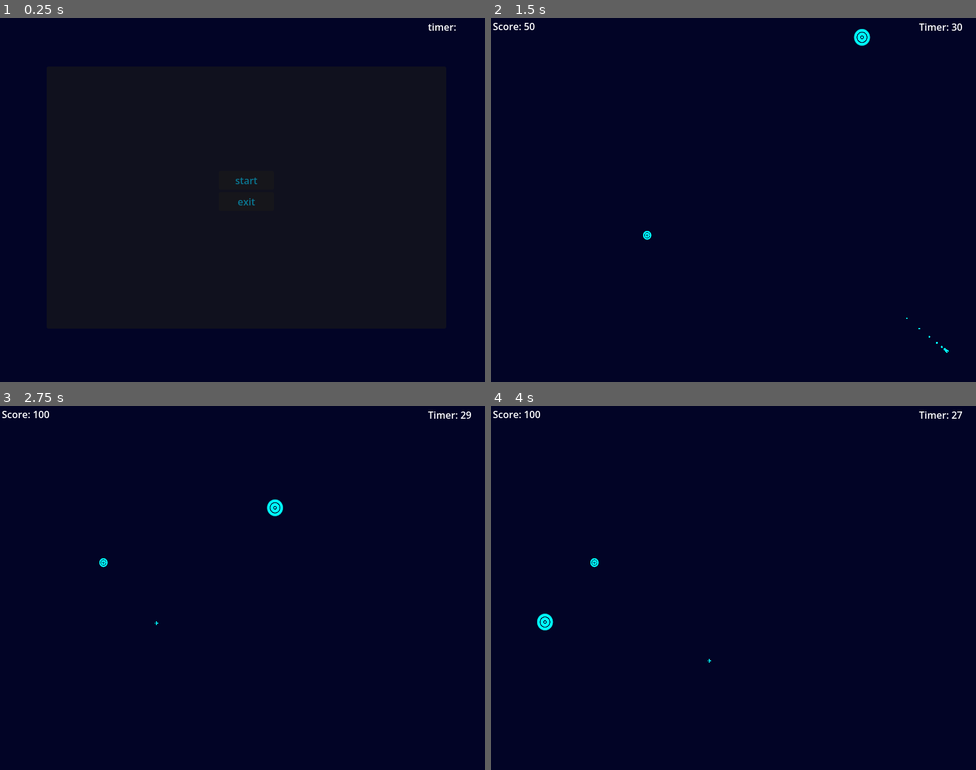
Above: before the commit, frames 1-4 (two rows, left to right).
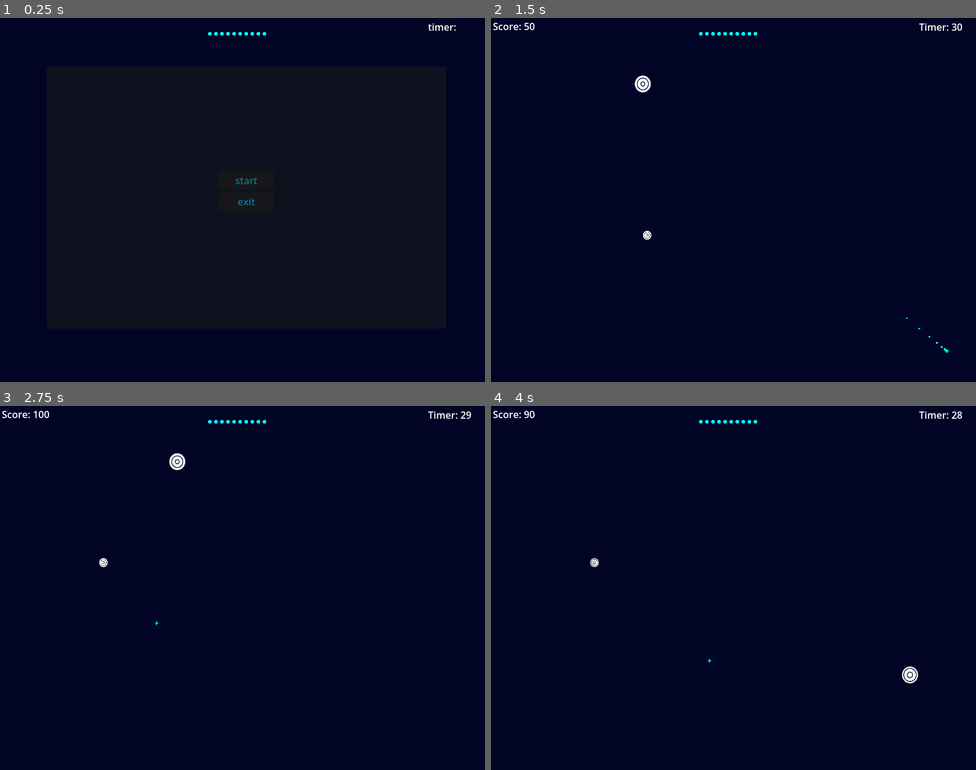
Above: after the commit, the same moments.

Repository: beki-github/speed-click
Game: Godot game, scene res://scenes/game.tscn
Same seed, same stepped clock (60 frames per second), same inputs: the game is played once before the commit and once after it.
Inputs (mouse positions are in pixels of both pictures, inside the frame that each line leads up to):
- Up to frame 1 (0.25 s): no input
- Up to frame 2 (1.5 s): click "start" at 0.5 s; move the mouse to (946, 349) at 1.27 s
- Up to frame 3 (2.75 s): move the mouse to (155, 624) at 2.02 s
- Up to frame 4 (4 s): move the mouse to (782, 507) at 2.77 s; move the mouse to (709, 660) at 3.52 s

The runs differ from the first frame. In frame 1, less than 0.1% of the frame differs, in the area x 42-55%, y 3-5%; in frame 2, 0.3%; in frame 3, 0.3%; in frame 4, 0.4%, in the area x 6-98%, y 1-77%.

Commit message:
added a collision animation for the ball, inital attempt to add life mode

Diff:
--- a/default_bus_layout.tres
+++ b/default_bus_layout.tres
@@ -13,7 +13,7 @@
 resource_name = "PitchShift"
 
 [resource]
-bus/0/volume_db = -12.323934
+bus/0/volume_db = -4.21095
 bus/0/effect/0/effect = SubResource("AudioEffectReverb_g28q7")
 bus/0/effect/0/enabled = false
 bus/0/effect/1/effect = SubResource("AudioEffectPitchShift_j3pel")
@@ -22,7 +22,7 @@
 bus/1/solo = false
 bus/1/mute = false
 bus/1/bypass_fx = false
-bus/1/volume_db = -10.467378
+bus/1/volume_db = -5.2457333
 bus/1/send = &"Master"
 bus/1/effect/0/effect = SubResource("AudioEffectReverb_j3pel")
 bus/1/effect/0/enabled = false
--- a/scenes/ball.tscn
+++ b/scenes/ball.tscn
@@ -2,7 +2,8 @@
 
 [ext_resource type="Script" uid="uid://dwlnbrpnkxsrk" path="res://scripts/ball.gd" id="1_cxlvu"]
 [ext_resource type="Shader" uid="uid://ch8m8l5ax7yg3" path="res://shaders/circle.gdshader" id="2_cxlvu"]
-[ext_resource type="AudioStream" uid="uid://cg715dv07gfck" path="res://assets/sounds/bounce.wav" id="3_f7cbr"]
+[ext_resource type="AudioStream" uid="uid://btqjjh36c7kwn" path="res://assets/sounds/bounce.wav" id="3_f7cbr"]
+[ext_resource type="AudioStream" uid="uid://ce83xef5riiu1" path="res://assets/sounds/tap.wav" id="4_4dx81"]
 
 [sub_resource type="CircleShape2D" id="CircleShape2D_cxlvu"]
 radius = 13.341664
@@ -12,6 +13,128 @@
 
 [sub_resource type="ShaderMaterial" id="ShaderMaterial_f7cbr"]
 shader = ExtResource("2_cxlvu")
+
+[sub_resource type="Animation" id="Animation_eew57"]
+length = 0.001
+tracks/0/type = "value"
+tracks/0/imported = false
+tracks/0/enabled = true
+tracks/0/path = NodePath("CollisionShape2D:disabled")
+tracks/0/interp = 1
+tracks/0/loop_wrap = true
+tracks/0/keys = {
+"times": PackedFloat32Array(0),
+"transitions": PackedFloat32Array(1),
+"update": 1,
+"values": [false]
+}
+tracks/1/type = "value"
+tracks/1/imported = false
+tracks/1/enabled = true
+tracks/1/path = NodePath("Area2D/CollisionShape2D:disabled")
+tracks/1/interp = 1
+tracks/1/loop_wrap = true
+tracks/1/keys = {
+"times": PackedFloat32Array(0),
+"transitions": PackedFloat32Array(1),
+"update": 1,
+"values": [false]
+}
+tracks/2/type = "value"
+tracks/2/imported = false
+tracks/2/enabled = true
+tracks/2/path = NodePath("ColorRect:visible")
+tracks/2/interp = 1
+tracks/2/loop_wrap = true
+tracks/2/keys = {
+"times": PackedFloat32Array(0),
+"transitions": PackedFloat32Array(1),
+"update": 1,
+"values": [true]
+}
+tracks/3/type = "value"
+tracks/3/imported = false
+tracks/3/enabled = true
+tracks/3/path = NodePath("hit_sfx:playing")
+tracks/3/interp = 1
+tracks/3/loop_wrap = true
+tracks/3/keys = {
+"times": PackedFloat32Array(0),
+"transitions": PackedFloat32Array(1),
+"update": 1,
+"values": [false]
+}
+
+[sub_resource type="Animation" id="Animation_jj7gd"]
+resource_name = "hit_animation"
+tracks/0/type = "value"
+tracks/0/imported = false
+tracks/0/enabled = true
+tracks/0/path = NodePath("CollisionShape2D:disabled")
+tracks/0/interp = 1
+tracks/0/loop_wrap = true
+tracks/0/keys = {
+"times": PackedFloat32Array(0),
+"transitions": PackedFloat32Array(1),
+"update": 1,
+"values": [true]
+}
+tracks/1/type = "value"
+tracks/1/imported = false
+tracks/1/enabled = true
+tracks/1/path = NodePath("Area2D/CollisionShape2D:disabled")
+tracks/1/interp = 1
+tracks/1/loop_wrap = true
+tracks/1/keys = {
+"times": PackedFloat32Array(0),
+"transitions": PackedFloat32Array(1),
+"update": 1,
+"values": [true]
+}
+tracks/2/type = "value"
+tracks/2/imported = false
+tracks/2/enabled = true
+tracks/2/path = NodePath("ColorRect:visible")
+tracks/2/interp = 1
+tracks/2/loop_wrap = true
+tracks/2/keys = {
+"times": PackedFloat32Array(0),
+"transitions": PackedFloat32Array(1),
+"update": 1,
+"values": [false]
+}
+tracks/3/type = "value"
+tracks/3/imported = false
+tracks/3/enabled = true
+tracks/3/path = NodePath("hit_sfx:playing")
+tracks/3/interp = 1
+tracks/3/loop_wrap = true
+tracks/3/keys = {
+"times": PackedFloat32Array(0),
+"transitions": PackedFloat32Array(1),
+"update": 1,
+"values": [true]
+}
+tracks/4/type = "method"
+tracks/4/imported = false
+tracks/4/enabled = true
+tracks/4/path = NodePath(".")
+tracks/4/interp = 1
+tracks/4/loop_wrap = true
+tracks/4/keys = {
+"times": PackedFloat32Array(0.2),
+"transitions": PackedFloat32Array(1),
+"values": [{
+"args": [],
+"method": &"queue_redraw"
+}]
+}
+
+[sub_resource type="AnimationLibrary" id="AnimationLibrary_fwo8l"]
+_data = {
+&"RESET": SubResource("Animation_eew57"),
+&"hit_animation": SubResource("Animation_jj7gd")
+}
 
 [node name="ball" type="CharacterBody2D" unique_id=885168186]
 script = ExtResource("1_cxlvu")
@@ -32,8 +155,15 @@
 offset_bottom = 27.0
 scale = Vector2(0.75, 0.75)
 
-[node name="AudioStreamPlayer2D" type="AudioStreamPlayer2D" parent="." unique_id=714131044]
+[node name="bounce" type="AudioStreamPlayer2D" parent="." unique_id=714131044]
 stream = ExtResource("3_f7cbr")
 bus = &"SFX"
 
+[node name="hit" type="AnimationPlayer" parent="." unique_id=220572198]
+libraries/ = SubResource("AnimationLibrary_fwo8l")
+
+[node name="hit_sfx" type="AudioStreamPlayer2D" parent="." unique_id=201277589]
+position = Vector2(0, 6)
+stream = ExtResource("4_4dx81")
+
 [connection signal="area_entered" from="Area2D" to="." method="_on_area_2d_area_entered"]
--- a/scenes/game.tscn
+++ b/scenes/game.tscn
@@ -41,4 +41,12 @@
 [node name="walls" parent="." unique_id=1904335899 instance=ExtResource("4_lbhrr")]
 position = Vector2(-404, -298)
 
+[node name="HBoxContainer" type="HBoxContainer" parent="." unique_id=83743183]
+offset_left = -213.0
+offset_top = -263.0
+offset_right = -48.0
+offset_bottom = -223.0
+scale = Vector2(1.5820508, 0.95353335)
+alignment = 1
+
 [connection signal="timeout" from="Timer" to="." method="_on_timer_timeout"]
--- a/scripts/ball.gd
+++ b/scripts/ball.gd
@@ -1,6 +1,8 @@
 extends CharacterBody2D
 signal caught_ball
-@onready var audio_stream_player_2d: AudioStreamPlayer2D = $AudioStreamPlayer2D
+@onready var bounce: AudioStreamPlayer2D = $bounce
+@onready var hit_animation: AnimationPlayer = $hit
+
 
 var direction: Vector2
 var speed =1750.0
@@ -23,7 +25,7 @@
 func _physics_process(delta: float) -> void:
 	var collison=move_and_collide(velocity*delta)
 	if collison:
-		audio_stream_player_2d.play()
+		bounce.play()
 		velocity=velocity.bounce(collison.get_normal())
 
 func get_random_direction() -> Vector2:
@@ -38,4 +40,4 @@
 	if area.is_in_group("tail_group"):
 		is_hit=true
 		caught_ball.emit()
-		queue_free()
+		hit_animation.play("hit_animation")
--- a/scripts/game.gd
+++ b/scripts/game.gd
@@ -5,16 +5,30 @@
 var tail_node=preload("res://scenes/tail.tscn")
 var start_menu=preload("res://scenes/start_menu.tscn")
 var Game_Over=preload("res://scenes/Game_Over.tscn")
+
 var rng=RandomNumberGenerator.new()
+@onready var h_box_container: HBoxContainer = $HBoxContainer
 
 
 var score = 0
 var startTime = 20
 var game_running:=false
 
+var lives_num:=10
 var tail_array=[]
 var tail_num:=10
 var tail_size
+
+
+
+func setup_hbox() -> void:
+	var spacing = 10
+	for i in 10:
+		var life_ = tail_node.instantiate()
+		life_.scale = Vector2(0.15, 0.15)
+		life_.position = Vector2((i * spacing)-60, -270)
+		life_.get_node("CollisionShape2D").disabled = true
+		add_child(life_)  # add directly to the scene, not HBox
 
 func spawn_circle():
 	if !game_running:
@@ -28,6 +42,7 @@
 func spawn_ball():
 	if !game_running:
 		return
+	freeze_time(0.5)
 	var new_ball=ball_node.instantiate()
 	new_ball.position=Vector2(rng.randi_range(-370,370),rng.randi_range(-270,270))
 	new_ball.caught_ball.connect(on_ball_cleared)
@@ -65,6 +80,11 @@
 	add_child(game_over)
 
 func _ready() -> void:
+	setup_hbox()
+	#for child in get_children():
+		#print(child)
+	for childh in h_box_container.get_children():
+		print(childh)
 	var start_menu_child=start_menu.instantiate()
 	start_menu_child.start_clicked.connect(on_start_clicked)
 	add_child(start_menu_child)
@@ -90,7 +110,6 @@
 
 
 func on_ball_cleared():
-	freeze_time(0.75)
 	score=score-10
 	spawn_ball()
 
--- a/shaders/ball.gdshader
+++ b/shaders/ball.gdshader
@@ -1,7 +1,7 @@
 shader_type canvas_item;
 
 const vec3 bg_color = vec3(0.008, 0.016, 0.15);
-const vec3 ring_color = vec3(0.0, 1.0, 1.0);
+const vec3 ring_color = vec3(1.0, 1.0, 1.0);
 
 void fragment() {
     vec2 centered_uv = UV * 2.0 - 1.0;
--- a/shaders/circle.gdshader
+++ b/shaders/circle.gdshader
@@ -1,7 +1,7 @@
 shader_type canvas_item;
 
 const vec3 bg_color = vec3(0.008, 0.016, 0.15);
-const vec3 ring_color = vec3(0.0, 1.0, 1.0);
+const vec3 ring_color = vec3(1.0, 1.0, 1.0);
 
 void fragment() {
     vec2 centered_uv = UV * 2.0 - 1.0;
Not shown, added: assets/sounds/tap.wav.import
Not shown, added: assets/sounds/tap.wav
